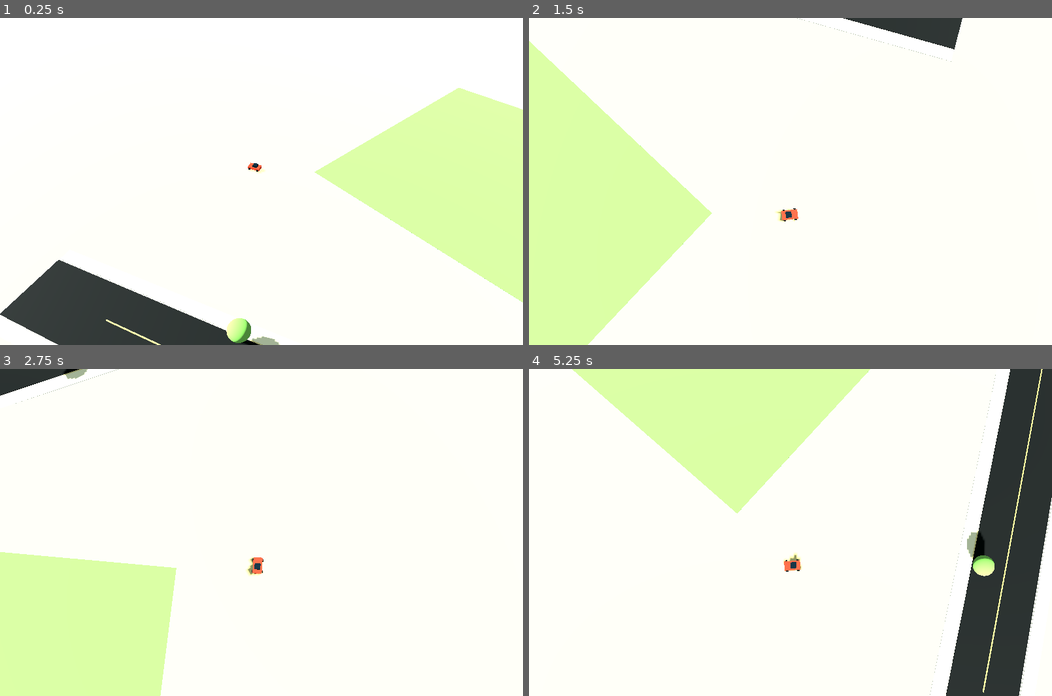
Above: before the commit, frames 1-4 (two rows, left to right).
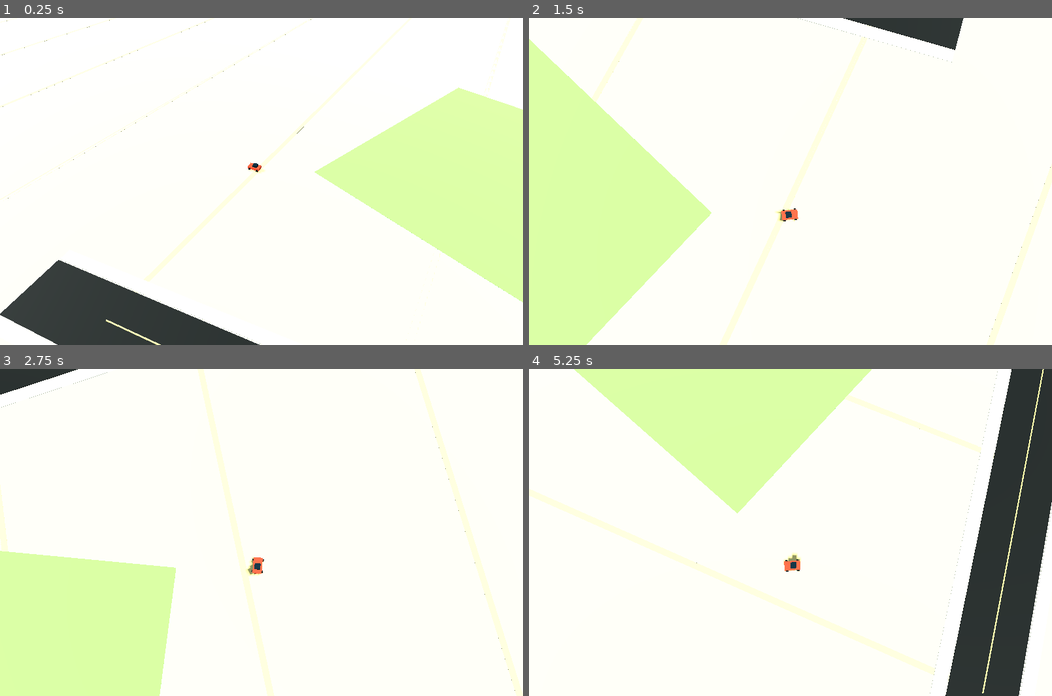
Above: after the commit, the same moments.

Repository: scaiado/lisbon3D
Game: Godot game, scene res://scenes/main.tscn
The game is run twice, just before and just after one commit, with the same random seed, the same clock (stepped at 60 frames per second) and the same inputs.
Inputs:
- Up to frame 1 (0.25 s): no input
- Up to frame 2 (1.5 s): hold D (steer_right) 0.53-1.28 s; hold Shift (boost) 0.53-1.28 s; hold S (brake) from 1.28 s (still down); tap Shift (boost) at 1.35 s
- Up to frame 3 (2.75 s): release S (brake) at 2.03 s; hold D (steer_right) from 2.03 s (still down); hold Shift (boost) from 2.03 s (still down)
- Up to frame 4 (5.25 s): release D (steer_right) at 2.78 s; release Shift (boost) at 2.78 s; hold W (accelerate) 2.78-3.53 s; tap Shift (boost) at 2.85, 4.35 s; hold Shift (boost) 3.53-4.28 s; hold A (steer_left) 3.53-5.03 s; hold S (brake) from 5.03 s (still down); hold Shift (boost) from 5.03 s (still down)

The runs differ from the first frame. In frame 1, 1.0% of the frame differs, in the area x 0-100%, y 0-100%; in frame 2, 0.7%; in frame 3, 0.8%; in frame 4, 2.2%.
Error before the commit: Parse Error: Cannot infer the type of "amplitude" variable because the value doesn't have a set type. (res://scripts/audio_controller.gd:31)

Commit message:
Compile native Lisbon world artifacts

Diff:
--- a/game/godot/data/lisbon_slice.sample.json
+++ b/game/godot/data/lisbon_slice.sample.json
@@ -1,5 +1,5 @@
 {
-  "version": 1,
+  "version": 2,
   "generatedAt": "sample",
   "playableBounds": {
     "minX": -520,
@@ -10,7 +10,10 @@
   "metadata": {
     "source": "sample",
     "roadCount": 3,
-    "buildingCount": 5
+    "buildingCount": 5,
+    "roadSegmentCount": 10,
+    "junctionCount": 2,
+    "propCount": 18
   },
   "roads": [
     {
@@ -38,6 +41,47 @@
       "points": [[65, 300], [85, 205], [135, 110], [230, 45]]
     }
   ],
+  "roadSegments": [
+    { "id": "sample-avenue-0", "roadId": "sample-avenue", "name": "Prototype Avenida", "type": "street", "highway": "residential", "width": 12, "start": [-230, 285], "end": [-180, 180], "center": [-205, 232.5], "length": 116.3, "heading": 0.44 },
+    { "id": "sample-avenue-1", "roadId": "sample-avenue", "name": "Prototype Avenida", "type": "street", "highway": "residential", "width": 12, "start": [-180, 180], "end": [-120, 60], "center": [-150, 120], "length": 134.16, "heading": 0.46 },
+    { "id": "sample-avenue-2", "roadId": "sample-avenue", "name": "Prototype Avenida", "type": "street", "highway": "residential", "width": 12, "start": [-120, 60], "end": [-50, -80], "center": [-85, -10], "length": 156.52, "heading": 0.46 },
+    { "id": "sample-avenue-3", "roadId": "sample-avenue", "name": "Prototype Avenida", "type": "street", "highway": "residential", "width": 12, "start": [-50, -80], "end": [35, -235], "center": [-7.5, -157.5], "length": 176.75, "heading": 0.5 },
+    { "id": "sample-cross-0", "roadId": "sample-cross", "name": "Rua Toy", "type": "street", "highway": "residential", "width": 10, "start": [-270, 35], "end": [-130, 50], "center": [-200, 42.5], "length": 140.8, "heading": 1.68 },
+    { "id": "sample-cross-1", "roadId": "sample-cross", "name": "Rua Toy", "type": "street", "highway": "residential", "width": 10, "start": [-130, 50], "end": [20, 45], "center": [-55, 47.5], "length": 150.08, "heading": 1.54 },
+    { "id": "sample-cross-2", "roadId": "sample-cross", "name": "Rua Toy", "type": "street", "highway": "residential", "width": 10, "start": [20, 45], "end": [180, 75], "center": [100, 60], "length": 162.79, "heading": 1.76 },
+    { "id": "sample-cross-3", "roadId": "sample-cross", "name": "Rua Toy", "type": "street", "highway": "residential", "width": 10, "start": [180, 75], "end": [300, 110], "center": [240, 92.5], "length": 125, "heading": 1.85 },
+    { "id": "sample-lane-0", "roadId": "sample-lane", "name": "Travessa Verde", "type": "lane", "highway": "service", "width": 7, "start": [65, 300], "end": [85, 205], "center": [75, 252.5], "length": 97.08, "heading": 0.21 },
+    { "id": "sample-lane-1", "roadId": "sample-lane", "name": "Travessa Verde", "type": "lane", "highway": "service", "width": 7, "start": [85, 205], "end": [135, 110], "center": [110, 157.5], "length": 107.35, "heading": 0.48 }
+  ],
+  "junctions": [
+    { "id": "junction-0", "center": [-124, 52], "radius": 10.5, "roadIds": ["sample-avenue", "sample-cross"] },
+    { "id": "junction-1", "center": [132, 103], "radius": 8.5, "roadIds": ["sample-cross", "sample-lane"] }
+  ],
+  "spawn": {
+    "position": [-230, 285],
+    "heading": 0.44,
+    "roadName": "Prototype Avenida"
+  },
+  "props": [
+    { "kind": "tree", "variant": "jacaranda", "position": [-244, 220], "rotation": -1.12, "scale": 1.1 },
+    { "kind": "tree", "variant": "olive", "position": [-166, 202], "rotation": 1.98, "scale": 0.95 },
+    { "kind": "bush", "variant": "olive", "position": [-205, 116], "rotation": 0.4, "scale": 1.2 },
+    { "kind": "tree", "variant": "palm", "position": [-92, 82], "rotation": 1.95, "scale": 1.05 },
+    { "kind": "tree", "variant": "jacaranda", "position": [-62, -20], "rotation": 1.94, "scale": 1.18 },
+    { "kind": "bush", "variant": "olive", "position": [-22, -112], "rotation": 0.4, "scale": 0.9 },
+    { "kind": "tree", "variant": "jacaranda", "position": [-210, 28], "rotation": 0.1, "scale": 1.0 },
+    { "kind": "tree", "variant": "olive", "position": [-44, 34], "rotation": -0.06, "scale": 0.9 },
+    { "kind": "bench", "position": [-15, 59], "rotation": 1.54, "scale": 1 },
+    { "kind": "tree", "variant": "jacaranda", "position": [88, 44], "rotation": 1.76, "scale": 1.15 },
+    { "kind": "bush", "variant": "olive", "position": [156, 88], "rotation": 1.76, "scale": 1.05 },
+    { "kind": "bench", "position": [206, 61], "rotation": 1.85, "scale": 1 },
+    { "kind": "tree", "variant": "palm", "position": [56, 235], "rotation": -1.36, "scale": 1.0 },
+    { "kind": "bush", "variant": "olive", "position": [98, 185], "rotation": 0.48, "scale": 0.95 },
+    { "kind": "tree", "variant": "jacaranda", "position": [152, 127], "rotation": 1.95, "scale": 1.08 },
+    { "kind": "bush", "variant": "olive", "position": [-306, 252], "rotation": 0, "scale": 1.4 },
+    { "kind": "tree", "variant": "jacaranda", "position": [205, 212], "rotation": 0, "scale": 1.2 },
+    { "kind": "bush", "variant": "olive", "position": [236, 198], "rotation": 0, "scale": 1.0 }
+  ],
   "buildings": [
     { "id": "b1", "height": 16, "type": "apartments", "points": [[-210, 120], [-155, 118], [-150, 160], [-215, 165], [-210, 120]] },
     { "id": "b2", "height": 22, "type": "apartments", "points": [[-95, 120], [-35, 125], [-35, 175], [-105, 170], [-95, 120]] },
--- a/game/godot/scripts/audio_controller.gd
+++ b/game/godot/scripts/audio_controller.gd
@@ -27,10 +27,10 @@
 	if vehicle:
 		speed = abs(float(vehicle.get("speed")))
 
-	var frequency := 46.0 + speed * 2.1
-	var amplitude := 0.03 + min(speed / 62.0, 1.0) * 0.055
+	var frequency: float = 46.0 + speed * 2.1
+	var amplitude: float = 0.03 + min(speed / 62.0, 1.0) * 0.055
 	while playback.can_push_buffer(1):
 		phase = fmod(phase + frequency / generator.mix_rate, 1.0)
-		var saw := phase * 2.0 - 1.0
-		var sample := saw * amplitude
+		var saw: float = phase * 2.0 - 1.0
+		var sample: float = saw * amplitude
 		playback.push_frame(Vector2(sample, sample))
--- a/game/godot/scripts/vehicle_controller.gd
+++ b/game/godot/scripts/vehicle_controller.gd
@@ -60,10 +60,10 @@
 
 func _closest_point_on_segment(point: Vector3, start: Vector3, end: Vector3) -> Vector3:
 	var segment := end - start
-	var length_sq := segment.length_squared()
+	var length_sq: float = segment.length_squared()
 	if length_sq <= 0.001:
 		return start
-	var t := clamp((point - start).dot(segment) / length_sq, 0.0, 1.0)
+	var t: float = clamp((point - start).dot(segment) / length_sq, 0.0, 1.0)
 	return start + segment * t
 
 func _build_car_mesh() -> void:
--- a/game/godot/scripts/world_generator.gd
+++ b/game/godot/scripts/world_generator.gd
@@ -11,7 +11,12 @@
 var asphalt_material := _make_material(Color(0.035, 0.055, 0.05), 0.9)
 var sidewalk_material := _make_material(Color(0.92, 0.88, 0.72), 0.95)
 var plaza_material := _make_material(Color(0.82, 0.74, 0.48), 0.98)
+var paving_material := _make_material(Color(0.74, 0.67, 0.43, 0.42), 0.98)
 var roof_material := _make_material(Color(0.74, 0.28, 0.16), 0.78)
+var junction_material := _make_material(Color(0.028, 0.045, 0.042), 0.9)
+var lane_material := _make_material(Color(0.82, 0.72, 0.34), 0.66)
+var bench_material := _make_material(Color(0.58, 0.27, 0.11), 0.82)
+var lamp_material := _make_material(Color(0.08, 0.08, 0.07), 0.7)
 var building_materials := [
 	_make_material(Color(0.86, 0.68, 0.48), 0.82),
 	_make_material(Color(0.91, 0.79, 0.59), 0.82),
@@ -30,11 +35,17 @@
 	_add_ground(slice)
 
 	var roads: Array = slice.get("roads", _fallback_roads())
-	_add_roads(roads)
+	var compiled_segments: Array = slice.get("roadSegments", [])
+	if compiled_segments.size() > 0:
+		_add_compiled_roads(compiled_segments, slice.get("junctions", []))
+	else:
+		_add_roads(roads)
 	_add_buildings(slice.get("buildings", []))
-	_add_greenery(slice.get("green", []), roads)
+	var props: Array = slice.get("props", [])
+	_add_greenery(slice.get("green", []), roads, props.is_empty())
+	_add_compiled_props(props)
 	_add_toy_landmarks()
-	_compute_spawn(roads)
+	_compute_spawn(slice)
 
 func get_spawn_position() -> Vector3:
 	return spawn_position
@@ -62,6 +73,17 @@
 	ground.position = Vector3((bounds.minX + bounds.maxX) * 0.5, -0.02, (bounds.minZ + bounds.maxZ) * 0.5)
 	add_child(ground)
 
+	var center := ground.position
+	for i in range(-9, 10):
+		var stripe := MeshInstance3D.new()
+		stripe.name = "CalçadaGrain"
+		stripe.mesh = BoxMesh.new()
+		stripe.mesh.size = Vector3(width * 1.45, 0.012, 1.15)
+		stripe.position = center + Vector3(0, 0.004, i * 44.0)
+		stripe.rotation.y = deg_to_rad(18.0)
+		stripe.material_override = paving_material
+		add_child(stripe)
+
 func _add_roads(roads: Array) -> void:
 	for road in roads:
 		var points := _points_to_vectors(road.get("points", []))
@@ -71,6 +93,37 @@
 		for i in range(points.size() - 1):
 			_add_road_segment(points[i], points[i + 1], width, road)
 
+func _add_compiled_roads(compiled_segments: Array, junctions: Array) -> void:
+	for segment in compiled_segments:
+		var start := _point_to_vector(segment.get("start", []))
+		var end := _point_to_vector(segment.get("end", []))
+		if start == end:
+			continue
+		var road := {
+			"name": segment.get("name", "Lisbon street"),
+			"type": segment.get("type", "street"),
+			"width": float(segment.get("width", DEFAULT_ROAD_WIDTH))
+		}
+		_add_road_segment(start, end, road.width, road)
+
+	for junction in junctions:
+		var center := _point_to_vector(junction.get("center", []))
+		var radius := float(junction.get("radius", 9.0))
+		_add_junction(center, radius)
+
+func _add_junction(center: Vector3, radius: float) -> void:
+	var node := MeshInstance3D.new()
+	node.name = "Junction"
+	var mesh := CylinderMesh.new()
+	mesh.top_radius = radius
+	mesh.bottom_radius = radius
+	mesh.height = 0.095
+	mesh.radial_segments = 32
+	node.mesh = mesh
+	node.position = center + Vector3(0, ROAD_HEIGHT + 0.012, 0)
+	node.material_override = junction_material
+	add_child(node)
+
 func _add_road_segment(start: Vector3, end: Vector3, width: float, road: Dictionary) -> void:
 	var delta := end - start
 	var length := delta.length()
@@ -86,7 +139,7 @@
 	_add_box("SidewalkR", center, Vector3(sidewalk_width, 0.06, length), heading, sidewalk_material, width * 0.5 + sidewalk_width * 0.5 + 0.25)
 
 	if road.get("type", "street") != "lane":
-		_add_box("CenterLine", center + Vector3(0, 0.1, 0), Vector3(0.25, 0.035, length * 0.72), heading, _make_material(Color(0.83, 0.72, 0.32), 0.6))
+		_add_box("CenterLine", center + Vector3(0, 0.1, 0), Vector3(0.25, 0.035, length * 0.72), heading, lane_material)
 
 	road_segments.append({
 		"start": start,
@@ -102,19 +155,22 @@
 		if points.size() < 3:
 			continue
 		var bounds := _bounds(points)
-		var height := clamp(float(building.get("height", 12.0)) * 0.85, 4.0, 38.0)
+		var height: float = clamp(float(building.get("height", 12.0)) * 0.85, 4.0, 38.0)
 		var material: Material = building_materials[index % building_materials.size()]
 		_add_box("Building", bounds.center + Vector3(0, height * 0.5, 0), Vector3(bounds.size.x, height, bounds.size.z), 0.0, material)
 		_add_box("Roof", bounds.center + Vector3(0, height + 0.16, 0), Vector3(bounds.size.x * 1.03, 0.32, bounds.size.z * 1.03), 0.0, roof_material)
 		index += 1
 
-func _add_greenery(green_features: Array, roads: Array) -> void:
+func _add_greenery(green_features: Array, roads: Array, add_roadside_trees := true) -> void:
 	for feature in green_features:
 		var points := _points_to_vectors(feature.get("points", []))
 		if points.size() < 3:
 			continue
 		var bounds := _bounds(points)
 		_add_box("GreenPatch", bounds.center + Vector3(0, 0.01, 0), Vector3(bounds.size.x, 0.025, bounds.size.z), 0.0, _make_material(Color(0.45, 0.68, 0.31, 0.55), 0.95))
+
+	if not add_roadside_trees:
+		return
 
 	for road in roads.slice(0, min(roads.size(), 90)):
 		var points := _points_to_vectors(road.get("points", []))
@@ -136,21 +192,56 @@
 				_add_tree(pos)
 				t += 0.34
 
-func _add_tree(position: Vector3) -> void:
-	_add_box("TreeTrunk", position + Vector3(0, 1.2, 0), Vector3(0.35, 2.4, 0.35), 0.0, trunk_material)
+func _add_compiled_props(props: Array) -> void:
+	for prop in props:
+		var position := _point_to_vector(prop.get("position", []))
+		var scale := float(prop.get("scale", 1.0))
+		match prop.get("kind", "tree"):
+			"tree":
+				_add_tree(position, scale, prop.get("variant", "jacaranda"))
+			"bush":
+				_add_bush(position, scale, prop.get("variant", "olive"))
+			"bench":
+				_add_bench(position, float(prop.get("rotation", 0.0)), scale)
+			_:
+				_add_bush(position, scale, "olive")
+
+func _add_tree(position: Vector3, scale := 1.0, variant := "jacaranda") -> void:
+	_add_box("TreeTrunk", position + Vector3(0, 1.15 * scale, 0), Vector3(0.32, 2.3, 0.32) * scale, 0.0, trunk_material)
 	var canopy := MeshInstance3D.new()
 	canopy.name = "TreeCanopy"
 	canopy.mesh = SphereMesh.new()
-	canopy.mesh.radius = 1.8
-	canopy.mesh.height = 2.5
-	canopy.position = position + Vector3(0, 3.1, 0)
-	canopy.material_override = leaf_materials[randi() % leaf_materials.size()]
+	canopy.mesh.radius = 1.7 * scale
+	canopy.mesh.height = 2.35 * scale
+	canopy.position = position + Vector3(0, 3.0 * scale, 0)
+	canopy.material_override = leaf_materials[_variant_index(variant) % leaf_materials.size()]
 	add_child(canopy)
+
+func _add_bush(position: Vector3, scale := 1.0, variant := "olive") -> void:
+	var bush := MeshInstance3D.new()
+	bush.name = "Bush"
+	bush.mesh = SphereMesh.new()
+	bush.mesh.radius = 0.9 * scale
+	bush.mesh.height = 1.0 * scale
+	bush.position = position + Vector3(0, 0.55 * scale, 0)
+	bush.scale = Vector3(1.25, 0.72, 1.0)
+	bush.material_override = leaf_materials[(_variant_index(variant) + 1) % leaf_materials.size()]
+	add_child(bush)
+
+func _add_bench(position: Vector3, heading: float, scale := 1.0) -> void:
+	_add_box("BenchSeat", position + Vector3(0, 0.46 * scale, 0), Vector3(2.4, 0.22, 0.55) * scale, heading, bench_material)
+	_add_box("BenchBack", position + Vector3(0, 0.83 * scale, -0.26 * scale), Vector3(2.4, 0.55, 0.18) * scale, heading, bench_material)
 
 func _add_toy_landmarks() -> void:
 	_add_box("ToyMonument", Vector3(-75, 8, 285), Vector3(5, 16, 5), 0.0, _make_material(Color(0.9, 0.67, 0.29), 0.7))
 
-func _compute_spawn(roads: Array) -> void:
+func _compute_spawn(slice: Dictionary) -> void:
+	var spawn: Dictionary = slice.get("spawn", {})
+	if spawn.has("position"):
+		spawn_position = _point_to_vector(spawn.position) + Vector3(0, 0.32, 0)
+		spawn_heading = float(spawn.get("heading", 0.0))
+		return
+
 	var target := Vector3(-230, 0.25, 285)
 	var best_distance := INF
 	for segment in road_segments:
@@ -178,8 +269,19 @@
 	var vectors: Array[Vector3] = []
 	for point in points:
 		if point is Array and point.size() >= 2:
-			vectors.append(Vector3(float(point[0]) * WORLD_SCALE, 0, float(point[1]) * WORLD_SCALE))
+			vectors.append(_point_to_vector(point))
 	return vectors
+
+func _point_to_vector(point: Array) -> Vector3:
+	if point.size() < 2:
+		return Vector3.ZERO
+	return Vector3(float(point[0]) * WORLD_SCALE, 0, float(point[1]) * WORLD_SCALE)
+
+func _variant_index(value: String) -> int:
+	var hash := 0
+	for i in value.length():
+		hash = int(hash * 31 + value.unicode_at(i)) % 997
+	return abs(hash)
 
 func _bounds(points: Array[Vector3]) -> Dictionary:
 	var min_x := INF
@@ -198,10 +300,10 @@
 
 func _closest_point_on_segment(point: Vector3, start: Vector3, end: Vector3) -> Vector3:
 	var segment := end - start
-	var length_sq := segment.length_squared()
+	var length_sq: float = segment.length_squared()
 	if length_sq <= 0.001:
 		return start
-	var t := clamp((point - start).dot(segment) / length_sq, 0.0, 1.0)
+	var t: float = clamp((point - start).dot(segment) / length_sq, 0.0, 1.0)
 	return start + segment * t
 
 func _fallback_roads() -> Array:
Not shown, changed: game/godot/README.md
Not shown, changed: game/godot/docs/native-roadmap.md
Not shown, changed: scripts/export-lisbon-slice.mjs
